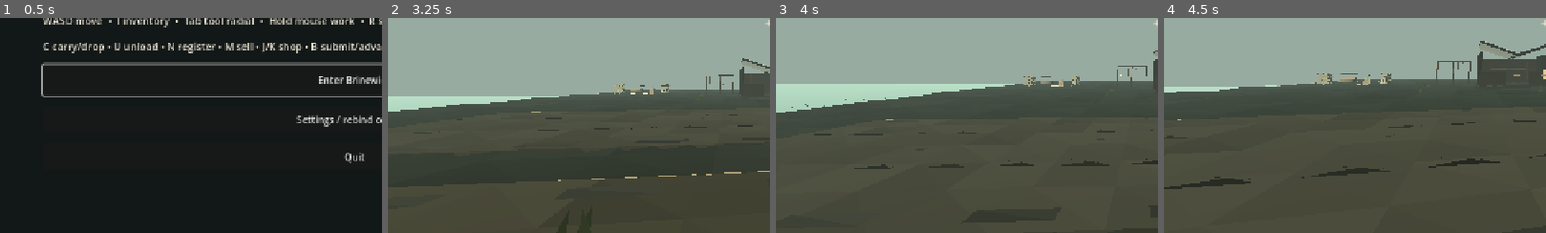
Above: before the commit, frames 1-4 (left to right).
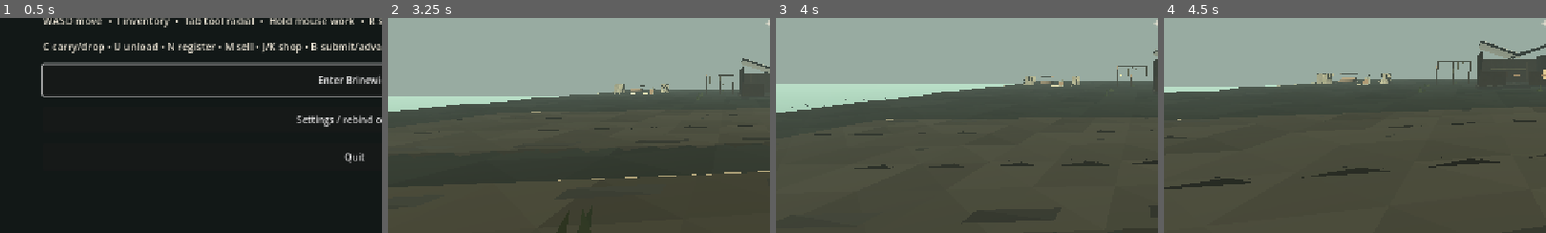
Above: after the commit, the same moments.

Repository: squwillsmith-ship-it/Hollowmere-0.2
Game: Godot game, scene res://scenes/main.tscn
The game is run twice, just before and just after one commit, with the same random seed, the same clock (stepped at 60 frames per second) and the same inputs.
Inputs (mouse positions are % of the whole screen's width and height, from its top left):
- Up to frame 1 (0.5 s): no input
- Up to frame 2 (3.25 s): click "Enter Brinewick" at 0.5 s; tap Enter at 1.25 s; move the mouse to (55, 50) at 1.27 s; hold E (hm_find_tool) 1.28-2.03 s; hold W (hm_forward) from 1.28 s (still down); click (55, 50) at 1.42 s; tap Space (hm_jump) at 1.52, 2.27 s; move the mouse to (45, 50) at 2.02 s; tap F (hm_inspect) at 2.1 s; move the mouse to (52, 48) at 2.77 s; hold C (hm_lift_place) from 2.78 s (still down)
- Up to frame 3 (4 s): keep holding W (hm_forward); move the mouse to (49, 52) at 3.52 s; release C (hm_lift_place) at 3.53 s; tap H (hm_process) at 3.6 s; click (49, 52) at 3.67 s; tap Space (hm_jump) at 3.77 s
- Up to frame 4 (4.5 s): keep holding W (hm_forward); move the mouse to (57, 51) at 4.27 s; hold N (hm_register) from 4.28 s (still down)
The pictures show only the part of the screen within x 0-50%, y 49-99%; the shares and areas given below are measured in that part.

Frame 1 is identical in both runs. In frame 2, less than 0.1% of the frame differs, in the area x 59-74%, y 31-35%; in frame 3, less than 0.1%; in frame 4, 0.1%, in the area x 40-60%, y 25-32%.

Commit message:
art: Phase 1 reconstruct undercroft and bell visual massing, weathered vault and masonry

Diff:
--- a/game/scripts/world/hm_underground_dressing.gd
+++ b/game/scripts/world/hm_underground_dressing.gd
@@ -36,7 +36,8 @@
         var tone: Color = material.albedo_color if material != null else ROCK_BASE
         var replacement := MeshInstance3D.new()
         replacement.name = "WeatheredLowPolySkin"
-        replacement.mesh = _facet_box(size, String(body.name).hash(), tone)
+        var calm_vault: bool = String(body.name).begins_with("UndercroftVaultSlope_")
+        replacement.mesh = _facet_box(size, String(body.name).hash(), tone, calm_vault)
         var finish := StandardMaterial3D.new()
         finish.vertex_color_use_as_albedo = true
         finish.roughness = 0.94
@@ -77,7 +78,8 @@
     set_meta("production_iron",architectural.iron_count)
     set_meta("production_stone",architectural.stone_count)
 
-static func _facet_box(size: Vector3, seed: int, tone: Color) -> ArrayMesh:
+static func _facet_box(size: Vector3, seed: int, tone: Color,
+        broad_stone: bool = false) -> ArrayMesh:
     var rng := RandomNumberGenerator.new()
     rng.seed = absi(seed) + 4513
     var builder := SurfaceTool.new()
@@ -87,18 +89,18 @@
     for face: int in range(6):
         var width: float = size.x if face < 2 else (size.z if face < 4 else size.x)
         var height: float = size.y if face < 4 else size.z
-        var cols: int = clampi(ceili(width / 1.25), 1, 24)
-        var rows: int = clampi(ceili(height / 0.95), 1, 14)
+        var cols: int = (2 if broad_stone else clampi(ceili(width / 1.25), 1, 24))
+        var rows: int = (1 if broad_stone else clampi(ceili(height / 0.95), 1, 14))
         for j: int in range(rows):
             for i: int in range(cols):
                 var x0: float = float(i) / float(cols) - 0.5
                 var x1: float = float(i+1) / float(cols) - 0.5
                 var y0: float = float(j) / float(rows) - 0.5
                 var y1: float = float(j+1) / float(rows) - 0.5
-                var inset: float = rng.randf_range(-0.045,0.045)
+                var inset: float = (rng.randf_range(-0.012,0.012) if broad_stone else rng.randf_range(-0.045,0.045))
                 var p0: Vector3 = _face_point(face,size,x0,y0,inset)
                 var p1: Vector3 = _face_point(face,size,x1,y0,inset)
-                var p2: Vector3 = _face_point(face,size,x1,y1,inset + rng.randf_range(-0.08,0.08))
+                var p2: Vector3 = _face_point(face,size,x1,y1,inset + (rng.randf_range(-0.018,0.018) if broad_stone else rng.randf_range(-0.08,0.08)))
                 var p3: Vector3 = _face_point(face,size,x0,y1,inset)
                 var color: Color = tone * rng.randf_range(0.79,1.12)
                 _tri(builder,p0,p1,p2,color)
@@ -211,10 +213,10 @@
 func _undercroft_props(underground: HMUndergroundSites) -> void:
     var parent: Node3D = underground.get_node("UndercroftBellAndContainment")
     var middle: Vector3 = underground.locations["undercroft"]
-    for index: int in range(8):
+    for index: int in range(5):
         _decorative_box(parent,"ScatteredStone_%02d"%index,
-            Vector3(0.43+float(index%3)*0.12,0.14,0.32),
-            middle+Vector3(cos(float(index)*1.57)*3.3,0.16,sin(float(index)*1.6)*2.4),ROCK_BASE)
+            Vector3(0.29+float(index%3)*0.06,0.08,0.22),
+            middle+Vector3(cos(float(index)*1.57)*3.85,0.10,sin(float(index)*1.6)*2.9),ROCK_BASE)
     # Previously one nominal "wall rib" stood at x=-0.55, inside the
     # player's central sightline. Keep visible articulation at the real
     # wall margins instead of camouflaging the obstruction with camera tricks.
--- a/game/scripts/world/hm_underground_masonry.gd
+++ b/game/scripts/world/hm_underground_masonry.gd
@@ -55,8 +55,8 @@
 	var along_x: bool = dims.x >= dims.z
 	var surface_width: float = dims.x if along_x else dims.z
 	var surface_height: float = dims.y
-	var columns: int = clampi(ceili(surface_width / 0.82), 1, 48)
-	var rows: int = clampi(ceili(surface_height / 0.44), 1, 16)
+	var columns: int = clampi(ceili(surface_width / 1.16), 1, 48)
+	var rows: int = clampi(ceili(surface_height / 0.72), 1, 16)
 	var cell_w: float = surface_width / float(columns)
 	var cell_h: float = surface_height / float(rows)
 	var rng := RandomNumberGenerator.new()
@@ -84,7 +84,7 @@
 				var v1: float = top - mortar - h
 				if u1 <= u0 or v1 <= v0:
 					continue
-				var elevation: float = rng.randf_range(0.025,0.095)
+				var elevation: float = rng.randf_range(0.018,0.055)
 				var panel: float = (dims.z if along_x else dims.x) * 0.5
 				var back: float = float(side) * (panel + 0.005)
 				var front: float = float(side) * (panel + elevation)
--- a/game/scripts/world/hm_underground_production_art.gd
+++ b/game/scripts/world/hm_underground_production_art.gd
@@ -170,8 +170,8 @@
         # creating a false low beam even when the collision roof was fixed.
         for side: int in [-1,1]:
             _stone("UndercroftRakedRib_%d_%d"%[n,side],
-                Vector3(at.x+float(side)*3.80,11.76,z),
-                Vector3(at.x,12.55,z),0.27,0.21,n)
+                Vector3(at.x+float(side)*3.92,11.74,z),
+                Vector3(at.x,12.43,z),0.17,0.15,n)
     # Suggest an intentionally emptied book chest, not an invented person.
     _timber("StudyChestLid",at+Vector3(-3.15,0.4,1.8),
         at+Vector3(-2.08,0.4,1.8),0.12,0.56)
--- a/game/scripts/world/hm_underground_sites.gd
+++ b/game/scripts/world/hm_underground_sites.gd
@@ -116,8 +116,8 @@
 		Vector3(study.x + 3.58, 10.70, 1.25), CUT_STONE)
 	for side: float in [-0.6, 0.6]:
 		_solid(node, "StudyTableStoneLeg_%d" % int(side * 10.0),
-			Vector3(0.21, 0.57, 0.62),
-			Vector3(study.x + 3.58 + side, 10.35, 1.25), ROCK)
+			Vector3(0.21, 0.74, 0.62),
+			Vector3(study.x + 3.58 + side, 10.32, 1.25), ROCK)
 	_solid(node, "EmptyChair", Vector3(0.64, 0.68, 0.54),
 		Vector3(study.x + 2.05, 10.32, 2.20), TIMBER)
 	# The surviving bell-house is a roofless, salt-scoured stone frame.
@@ -125,27 +125,27 @@
 	for side_x: float in [-3.35,3.35]:
 		for side_z: float in [-3.35,3.35]:
 			_solid(node, "BellHouseWeatheredPier_%d_%d" % [int(side_x),int(side_z)],
-				Vector3(0.85,4.65,0.86),bell+Vector3(side_x,2.34,side_z),CUT_STONE)
+				Vector3(0.74,4.52,0.76),bell+Vector3(side_x,2.30,side_z),CUT_STONE)
 			_solid(node, "BellHouseBrokenCap_%d_%d" % [int(side_x),int(side_z)],
-				Vector3(1.10,0.31,1.10),
-				bell+Vector3(side_x,4.82,side_z),ROCK)
+				Vector3(0.84,0.19,0.87),
+				bell+Vector3(side_x,4.67,side_z),ROCK)
 	for side_x: float in [-3.35,3.35]:
 		_solid(node,"BellHouseSideLintel_%d"%int(side_x),
-			Vector3(0.58,0.62,7.0),bell+Vector3(side_x,4.59,0),CUT_STONE)
-	_solid(node,"BellHouseRearLintel",Vector3(6.9,0.67,0.54),
-		bell+Vector3(0,4.65,-3.35),CUT_STONE)
+			Vector3(0.48,0.43,6.9),bell+Vector3(side_x,4.58,0),CUT_STONE)
+	_solid(node,"BellHouseRearLintel",Vector3(6.82,0.43,0.45),
+		bell+Vector3(0,4.61,-3.35),CUT_STONE)
 	# A broken eaves line, rather than a solid slate ceiling, leaves the
 	# working bronze bell legible from the square and produces true shade.
-	for roof_x: float in [-2.85,2.85]:
+	for roof_x: float in [-3.04,3.04]:
 		_solid(node,"BellHouseRoofRemnant_%d"%int(roof_x),
-			Vector3(1.05,0.24,7.4),
-			bell+Vector3(roof_x,5.26,0.0),SLATE)
+			Vector3(0.44,0.17,2.2),
+			bell+Vector3(roof_x,4.98,-2.26),SLATE)
 	# Bell and mechanism remain intact and protected; mechanical signalling
 	# is a story puzzle, NOT a passive resource processing machine.
-	_solid(node, "BellTimberCrossbar", Vector3(4.0, 0.5, 0.55),
-		bell + Vector3(0, 5.3, 0), TIMBER)
-	_solid(node, "BellMount", Vector3(1.1, 1.1, 1.1),
-		bell + Vector3(0, 4.45, 0), SLATE)
+	_solid(node, "BellTimberCrossbar", Vector3(6.82, 0.35, 0.47),
+		bell + Vector3(0, 5.01, 0), TIMBER)
+	_solid(node, "BellMount", Vector3(0.72, 0.72, 0.64),
+		bell + Vector3(0, 4.53, 0), SLATE)
 	locations["undercroft"] = Vector3(study.x + 1.5, 10.1, 0.5)
 	locations["bell_house"] = bell
 
